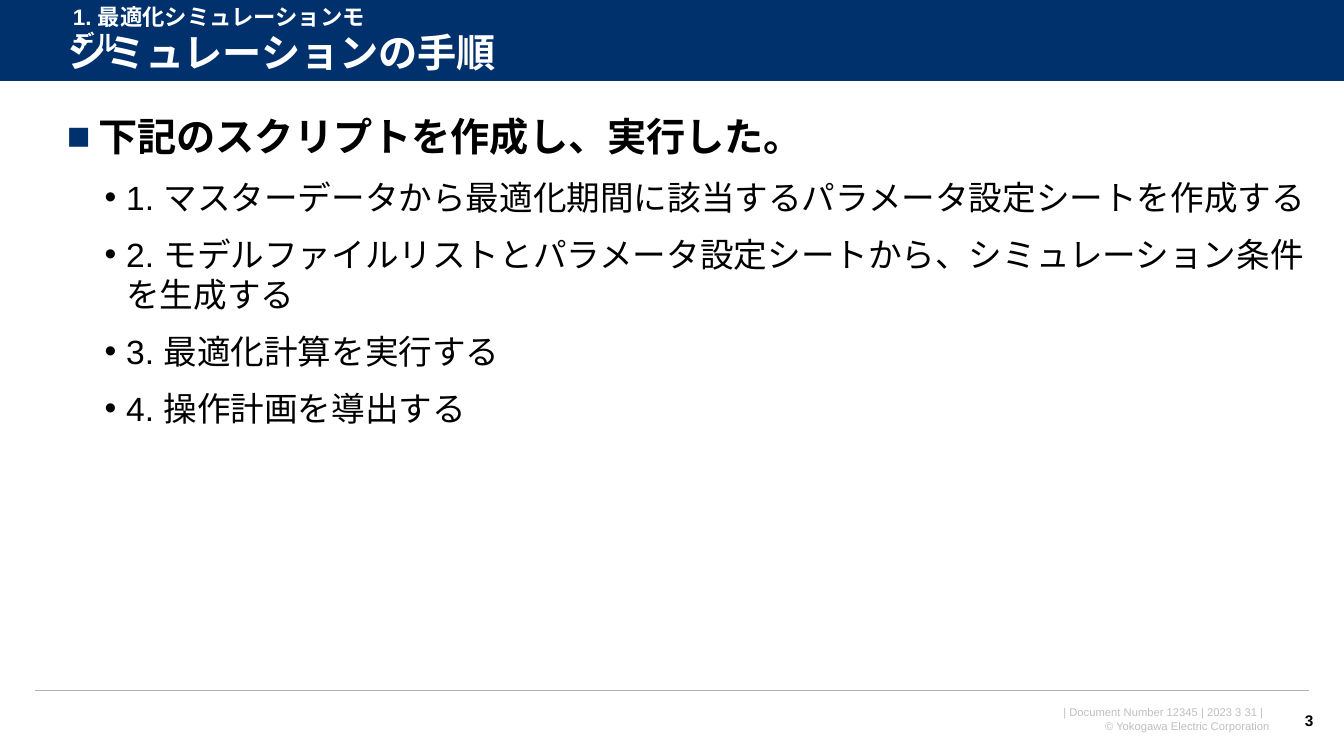
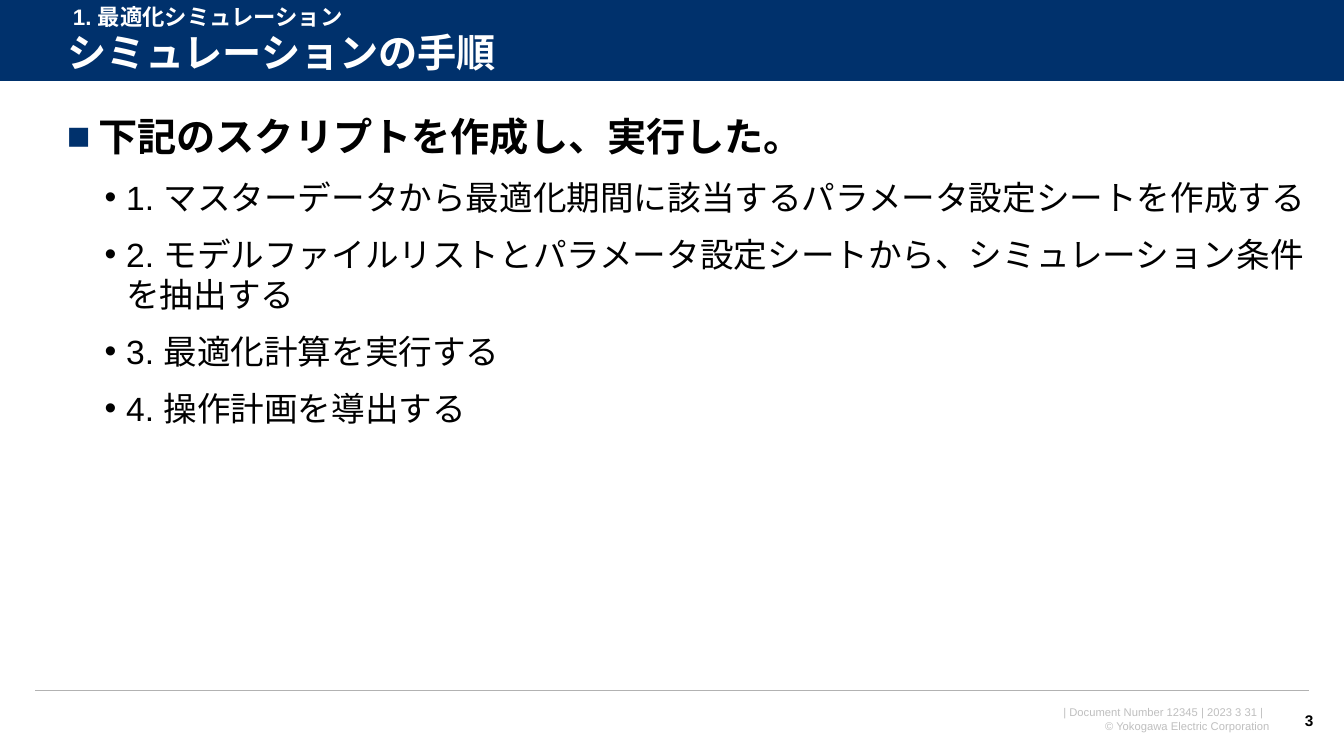
Before and after one commit to watarukumagai-git/opt, a slide deck: slide 3 of Reuse_Water/230704_NAWI定例_kuma_rev.0.pptx. Drawn at 1344x756 pixels with LibreOffice and Linux fonts; fonts in the diff are those of the drawing; background and template pictures are left out. Boxes give left, top, right and bottom in pixels: in the first picture for what was removed or moved away, otherwise in the second. Text is boxed around its words. In the diff, an @@ line names an element or a change of style, - is before the commit and + after.

```diff
--- a/Reuse_Water/230704_NAWI定例_kuma_rev.0.pptx
+++ b/Reuse_Water/230704_NAWI定例_kuma_rev.0.pptx
@@ text at (73,6,343,27): text changed @@
-1. 最適化シミュレーションモデル
+1. 最適化シミュレーション
@@ text at (126,238,1304,310): text changed @@
-  • 2. モデルファイルリストとパラメータ設定シートから、シミュレーション条件を生成する
+  • 2. モデルファイルリストとパラメータ設定シートから、シミュレーション条件を抽出する
```
Also in this commit, not shown: 13 other slides changed, 1 slide removed.
